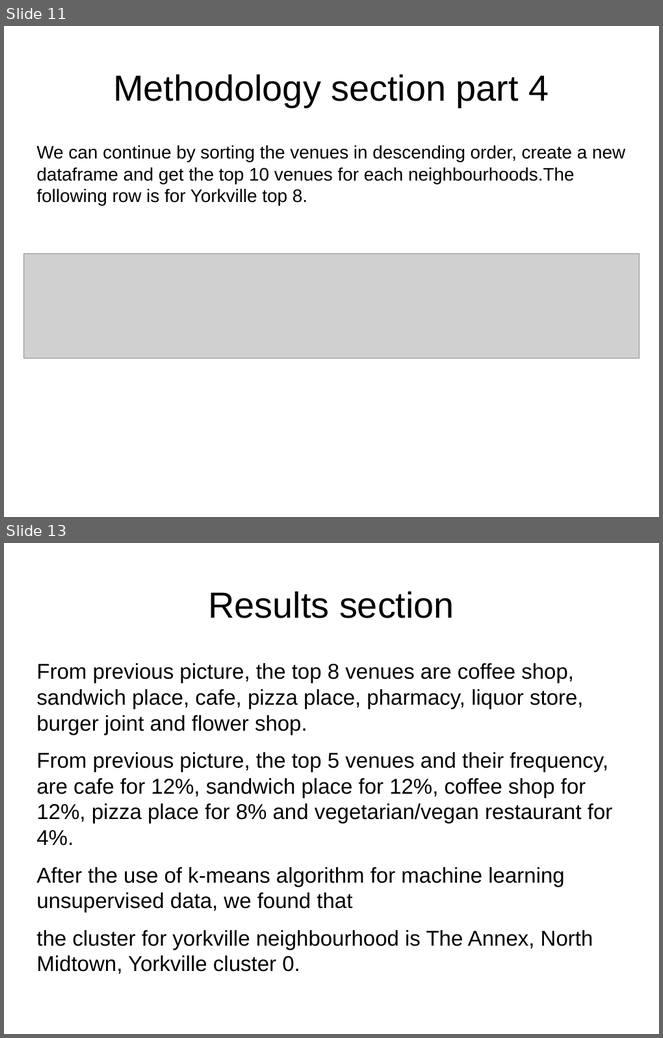
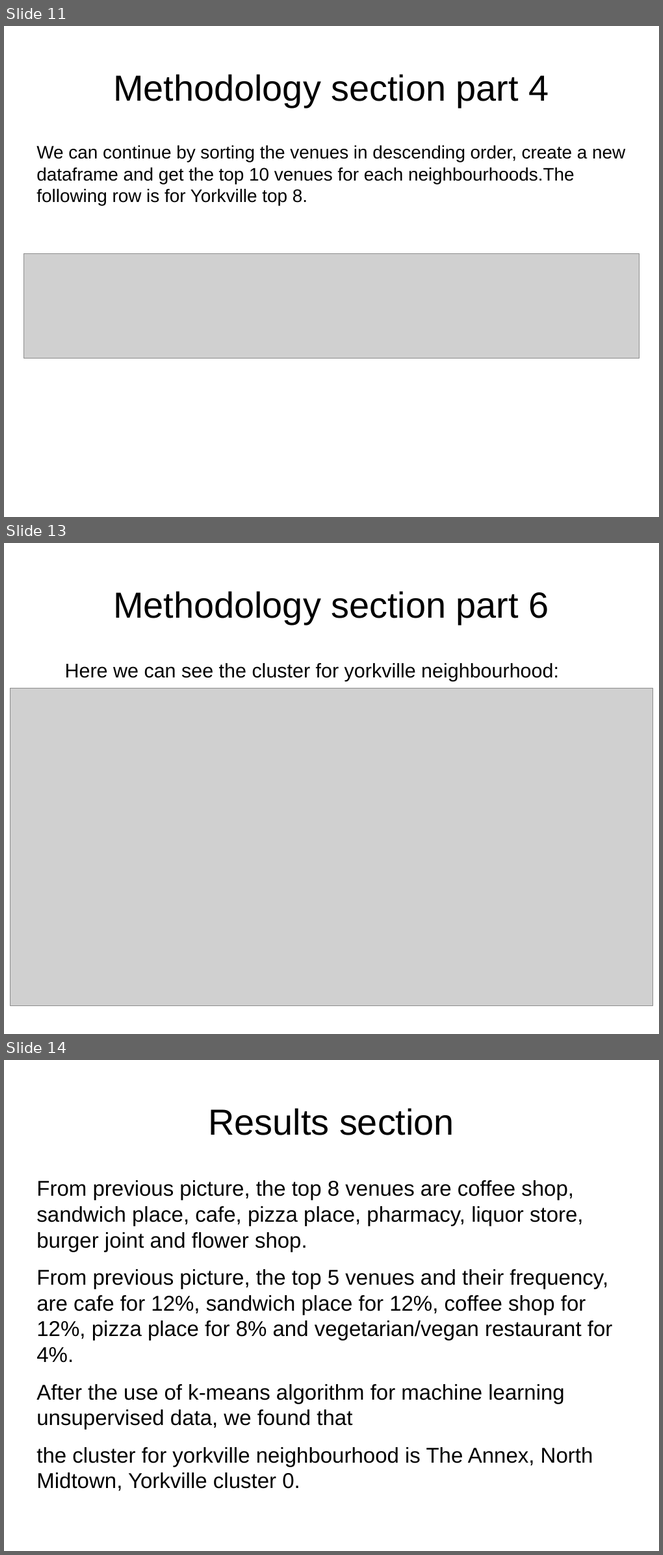
Before and after one commit to h7347/Coursera_Capstone, a slide deck: presentation.odp. Shown one above the other, each under a label of ours: slides 11 and 13 before the commit, slides 11, 13 and 14 after it; the slides between them are not shown. The pictures are 663x1038 and 663x1555 pixels, drawn with LibreOffice and Linux fonts; fonts in the diff are those of the drawing; grey boxes stand for pictures. Boxes give left, top, right and bottom in pixels: in the first picture for what was removed or moved away, otherwise in the second. Text is boxed around its words. In the diff, an @@ line names an element or a change of style, - is before the commit and + after.

```diff
--- a/presentation.odp
+++ b/presentation.odp
@@ slide 13 added at <box>4,543,659,1034</box>, background #FFFFFF @@
@@ title added at <box>113,591,549,624</box>, 44 pt, text #000000 @@
+Methodology section part 6
@@ text added at <box>65,663,559,681</box>, 24 pt, text #000000 @@
+Here we can see the cluster for yorkville neighbourhood:
@@ picture added at <box>10,688,653,1006</box> @@
@@ what was slide 13 is now slide 14 @@
```
Also in this commit, not shown: 1 slide changed.
